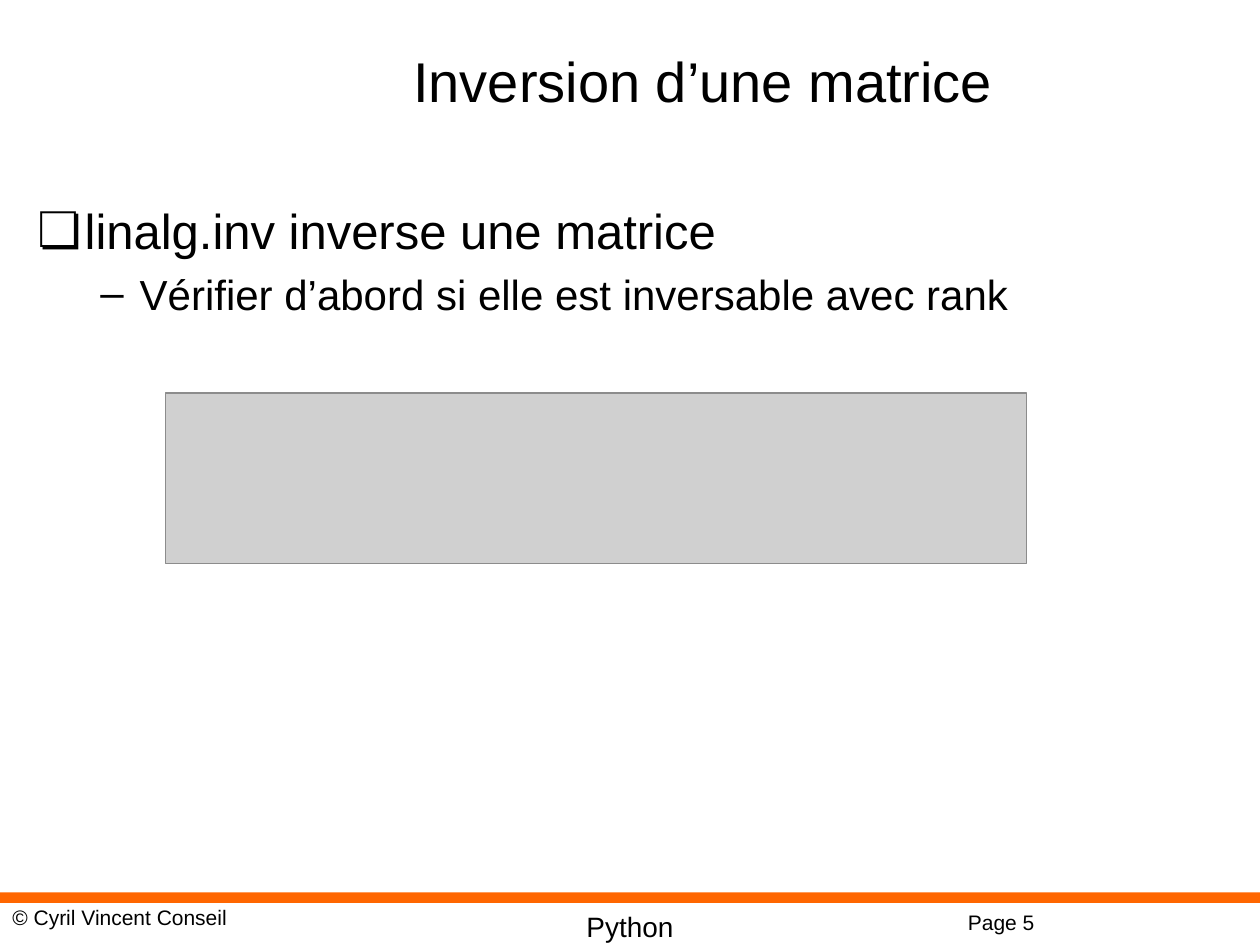
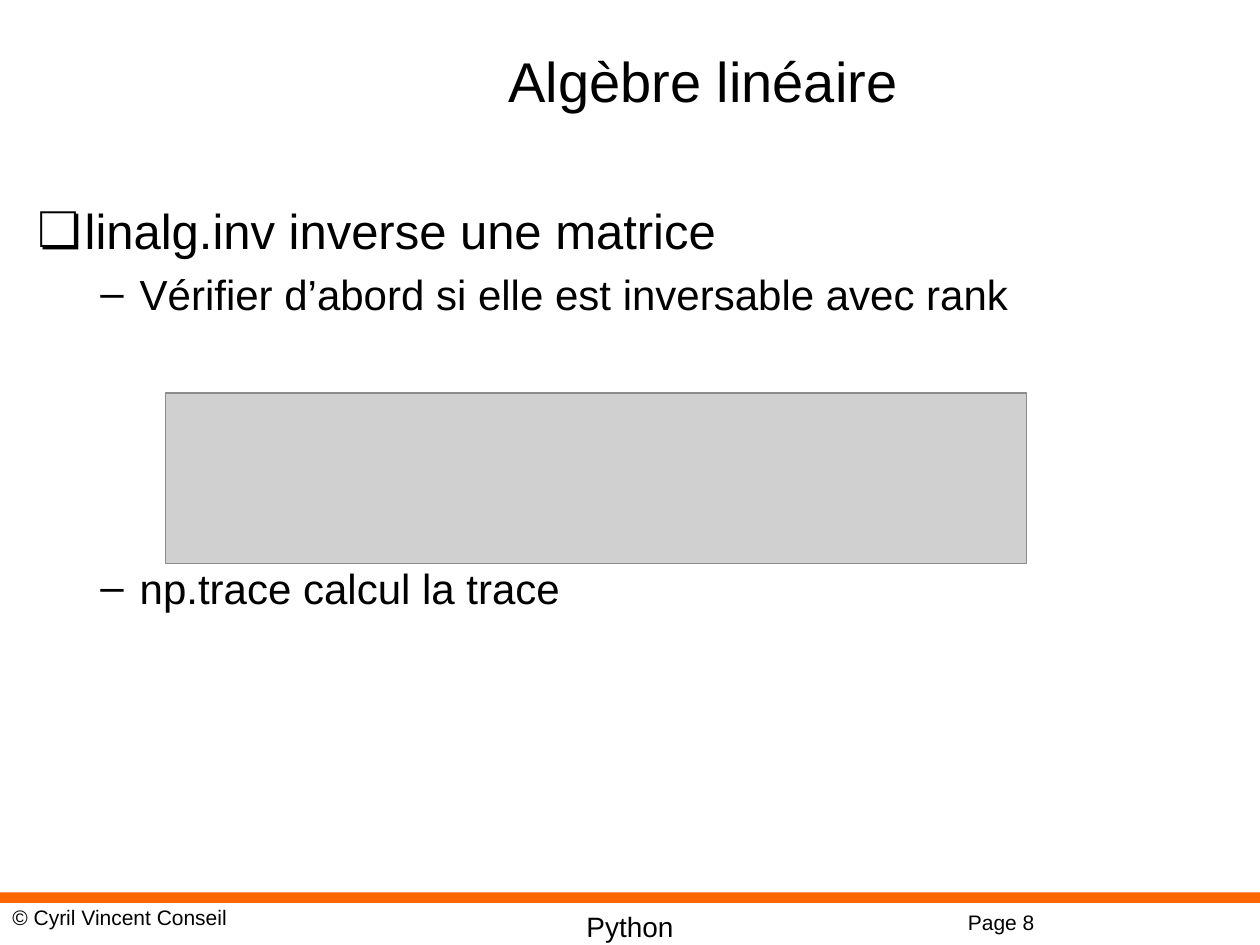
Before and after one commit to cyrilvincent/math, a slide deck: slide 8 of ppt/PythonMath07-NumpyMatrix.pptx (slide 5 before the commit). Drawn at 1260x945 pixels with LibreOffice and Linux fonts; fonts in the diff are those of the drawing; grey boxes stand for pictures; background and template pictures are left out. Boxes give left, top, right and bottom in pixels: in the first picture for what was removed or moved away, otherwise in the second. Text is boxed around its words. In the diff, an @@ line names an element or a change of style, - is before the commit and + after.

```diff
--- a/ppt/PythonMath07-NumpyMatrix.pptx
+++ b/ppt/PythonMath07-NumpyMatrix.pptx
@@ title at [508, 60, 898, 113]: text changed @@
-Inversion d’une matrice
+Algèbre linéaire
@@ text at [140, 573, 559, 612]: paragraph added @@
+  – np.trace calcul la trace
@@ page number at [968, 915, 1035, 934]: text changed @@
-Page 5
+Page 8
```
Also in this commit, not shown: 6 slides added, 6 other files.
